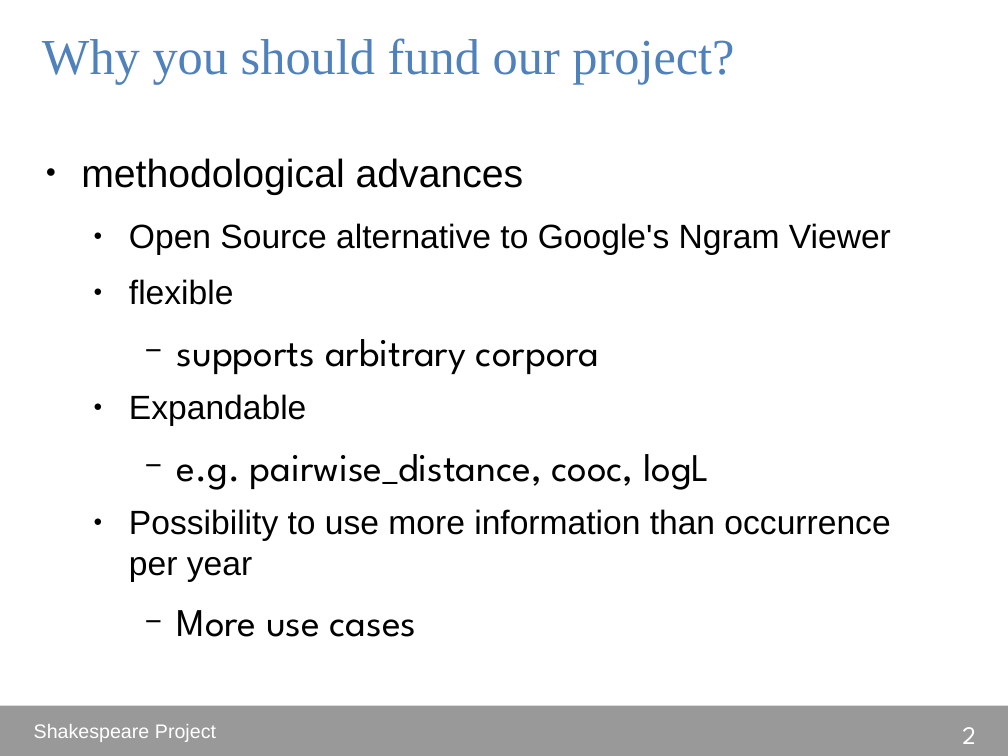
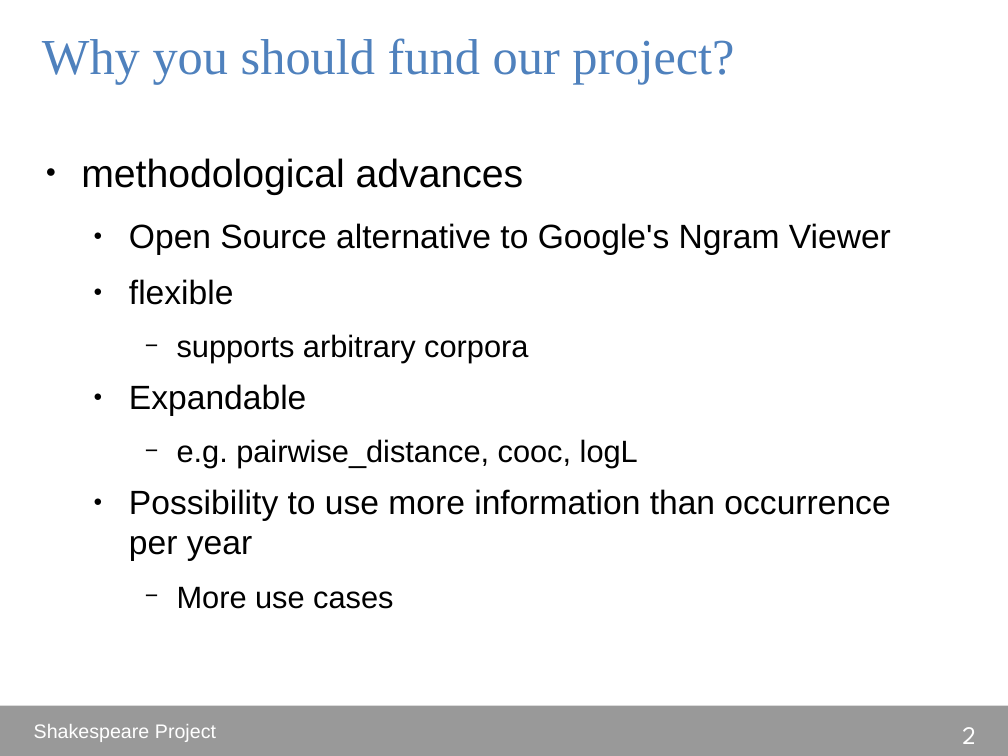
Before and after one commit to DHLeipzig-CurrentTopics-SS2014/shakespeare_project, a slide deck: slide 25 of presentation/vorlesungszeit_pres/presentation.odp. Drawn at 1008x756 pixels with LibreOffice and Linux fonts; fonts in the diff are those of the drawing. Boxes give left, top, right and bottom in pixels: in the first picture for what was removed or moved away, otherwise in the second. Text is boxed around its words. In the diff, an @@ line names an element or a change of style, - is before the commit and + after.

```diff
--- a/presentation/vorlesungszeit_pres/presentation.odp
+++ b/presentation/vorlesungszeit_pres/presentation.odp
@@ text at <box>177,334,638,609</box>: size 28 to 22 pt, font League Spartan to Arial in "supports arbitrary corpora", "e.g. pairwise_distance, cooc, logL", "More use cases" @@
```
Also in this commit, not shown: 5 other slides changed.
